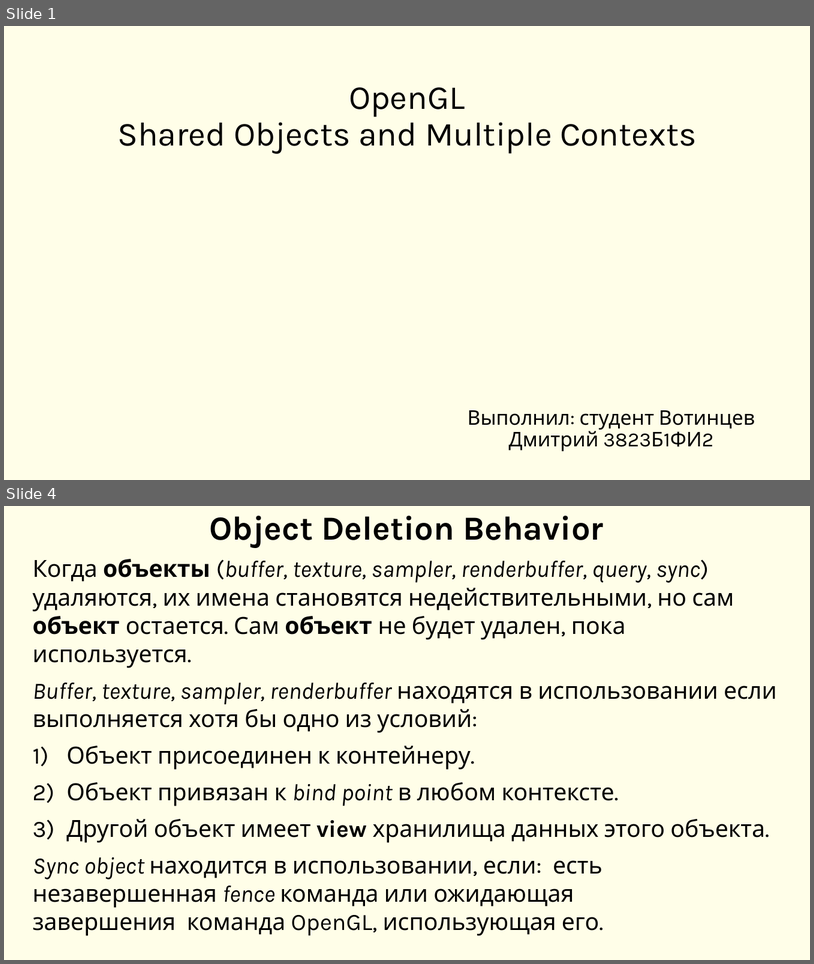
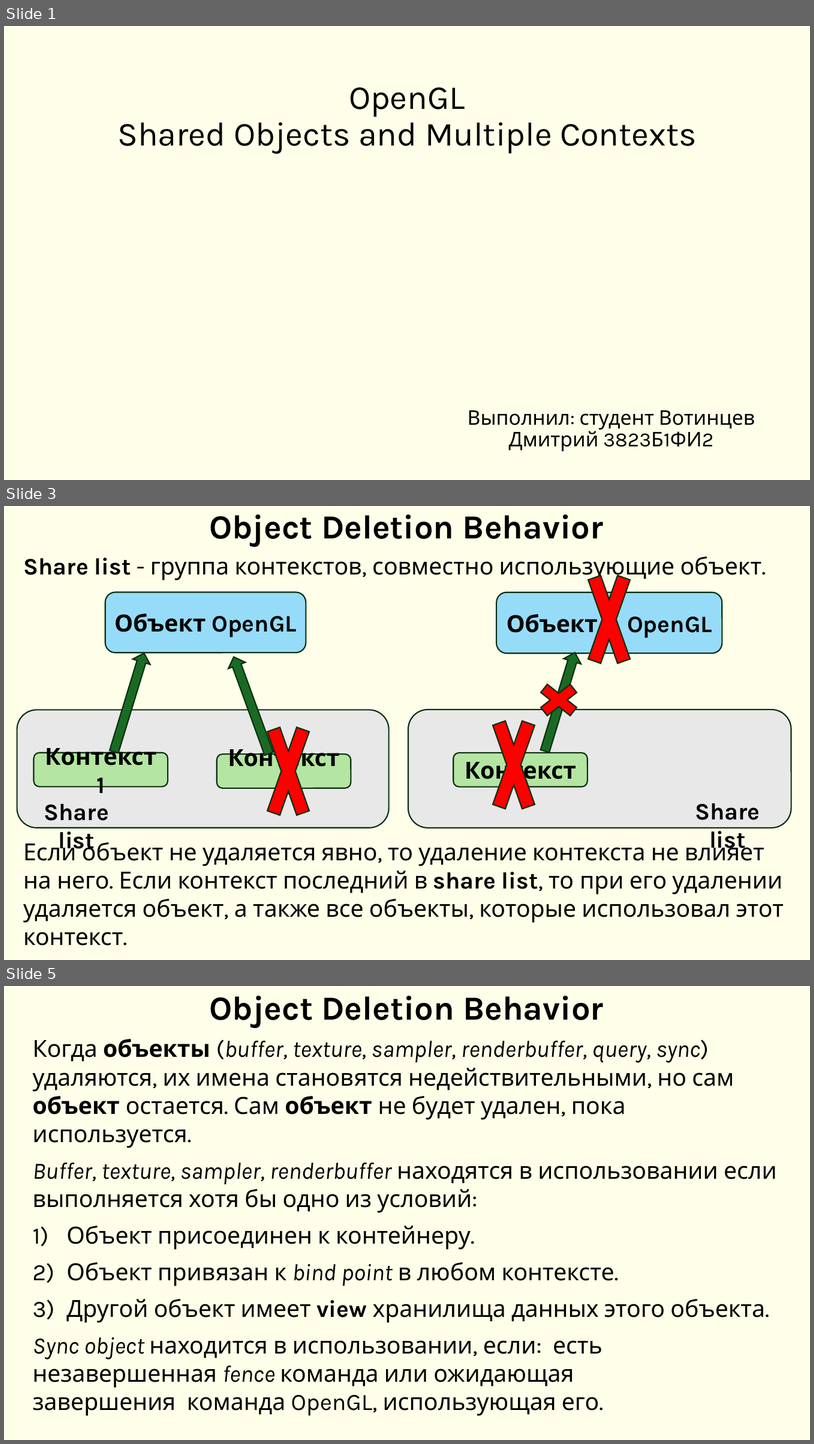
Before and after one commit to DimaVotincev/Graphic, a slide deck: OpenGl.pptx. Shown one above the other, each under a label of ours: slides 1 and 4 before the commit, slides 1, 3 and 5 after it; the slides between them are not shown. The pictures are 814x964 and 814x1444 pixels, drawn with LibreOffice and Linux fonts; fonts in the diff are those of the drawing. Boxes give left, top, right and bottom in pixels: in the first picture for what was removed or moved away, otherwise in the second. Text is boxed around its words. In the diff, an @@ line names an element or a change of style, - is before the commit and + after.

```diff
--- a/OpenGl.pptx
+++ b/OpenGl.pptx
@@ slide 3 added at (x1=4, y1=506, x2=810, y2=960), background #FFFEE8 @@
@@ title added at (x1=209, y1=514, x2=604, y2=546), 40 pt, text #000000, bold @@
+Object Deletion Behavior
@@ cross added at (x1=581, y1=539, x2=638, y2=700), fill #FF0000, outline #0B2F10 1.5 pt @@
@@ subtitle added at (x1=24, y1=556, x2=762, y2=581), 28 pt, text #000000 @@
+Share list - группа контекстов, совместно использующие объект.
@@ rounded rectangle added at (x1=105, y1=592, x2=306, y2=652), fill #96DCF8, outline #0B2F10 1.5 pt, 28 pt, text #000000, bold @@
+Объект OpenGL
@@ rounded rectangle added at (x1=497, y1=592, x2=723, y2=654), fill #96DCF8, outline #0B2F10 1.5 pt, 28 pt, text #000000, bold @@
+Объект OpenGL
@@ left arrow added at (x1=105, y1=650, x2=153, y2=754), fill #196B24, outline #0B2F10 1.5 pt @@
@@ left arrow added at (x1=225, y1=654, x2=278, y2=756), fill #196B24, outline #0B2F10 1.5 pt @@
@@ left arrow added at (x1=537, y1=650, x2=584, y2=754), fill #196B24, outline #0B2F10 1.5 pt @@
@@ cross added at (x1=486, y1=684, x2=542, y2=846), fill #FF0000, outline #0B2F10 1.5 pt @@
@@ cross added at (x1=531, y1=678, x2=588, y2=723), fill #FF0000, outline #0B2F10 1.5 pt @@
@@ cross added at (x1=260, y1=691, x2=317, y2=852), fill #FF0000, outline #0B2F10 1.5 pt @@
@@ rounded rectangle added at (x1=17, y1=710, x2=389, y2=828), fill #E8E8E8, outline #0B2F10 1.5 pt @@
@@ rounded rectangle added at (x1=409, y1=709, x2=792, y2=827), fill #E8E8E8, outline #0B2F10 1.5 pt @@
@@ rounded rectangle added at (x1=33, y1=752, x2=168, y2=786), fill #B4E5A2, outline #0B2F10 1.5 pt, 28 pt, text #000000, bold @@
+Контекст1
@@ rounded rectangle added at (x1=217, y1=754, x2=351, y2=788), fill #B4E5A2, outline #0B2F10 1.5 pt, 28 pt, text #000000, bold @@
+Контекст2
@@ rounded rectangle added at (x1=453, y1=753, x2=588, y2=787), fill #B4E5A2, outline #0B2F10 1.5 pt, 28 pt, text #000000, bold @@
+Контекст
@@ text added at (x1=44, y1=804, x2=109, y2=854), 28 pt, text #000000, bold @@
+Share list
@@ text added at (x1=695, y1=803, x2=760, y2=853), 28 pt, text #000000, bold @@
+Share list
@@ text added at (x1=23, y1=838, x2=784, y2=945), 28 pt, text #000000 @@
+Если объект не удаляется явно, то удаление контекста не влияет на него. Если контекст последний в share list, то при его удалении удаляется объект, а также все объекты, которые использовал этот контекст.
@@ what was slide 4 is now slide 5 @@
```
Also in this commit, not shown: 3 slides changed, 1 other slide added.
